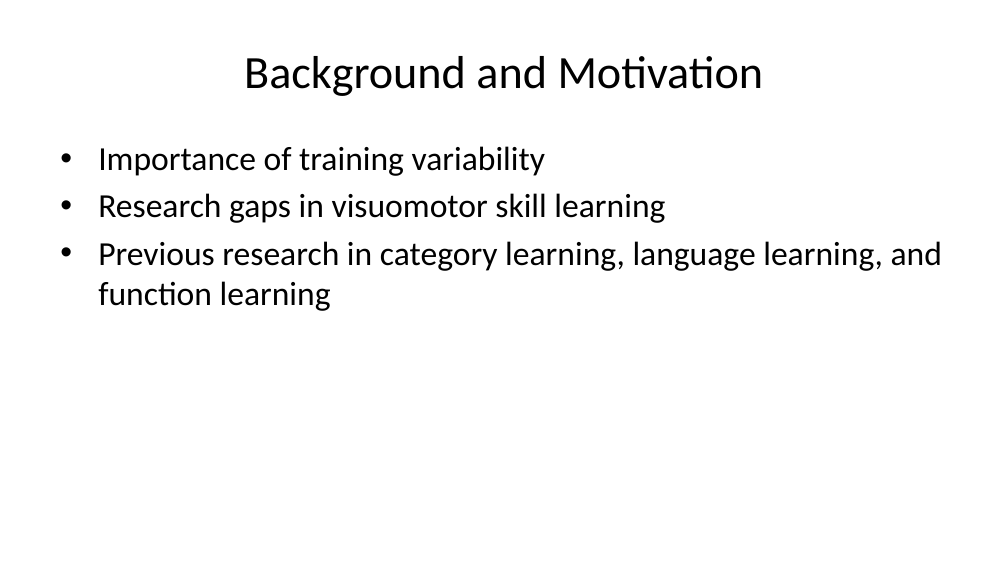
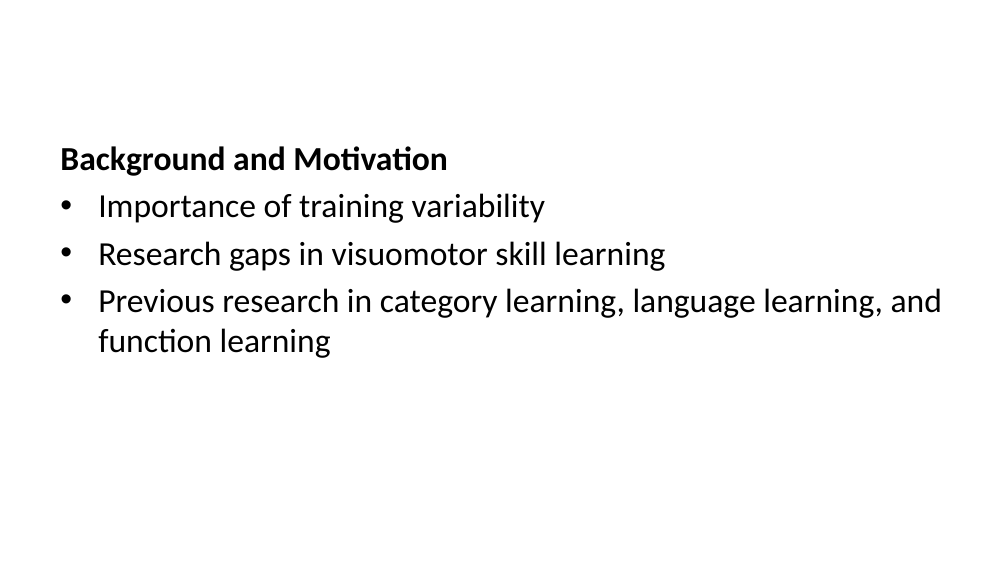
Before and after one commit to tegorman13/Dissertation, a slide deck: slide 3 of docs/Presentation/slides.pptx. Drawn at 1008x567 pixels with LibreOffice and Linux fonts; fonts in the diff are those of the drawing. Boxes give left, top, right and bottom in pixels: in the first picture for what was removed or moved away, otherwise in the second. Text is boxed around its words. In the diff, an @@ line names an element or a change of style, - is before the commit and + after.

```diff
--- a/docs/Presentation/slides.pptx
+++ b/docs/Presentation/slides.pptx
@@ title removed at (244,56,764,96) @@
-Background and Motivation
@@ text at (60,146,448,176): paragraph added @@
+Background and Motivation
```
Also in this commit, not shown: 12 other slides changed, 2 slides added, 7 other files.
